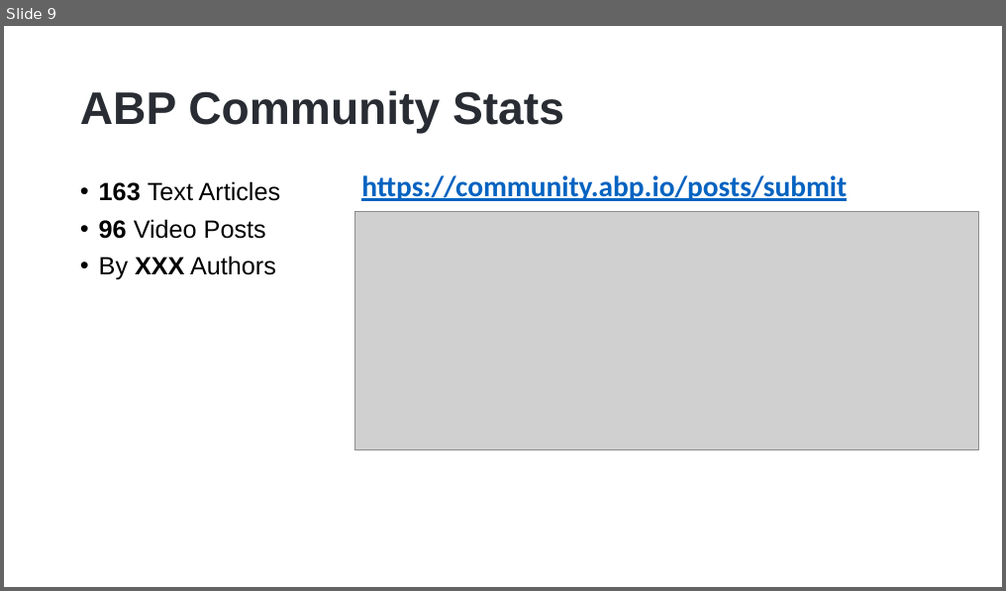
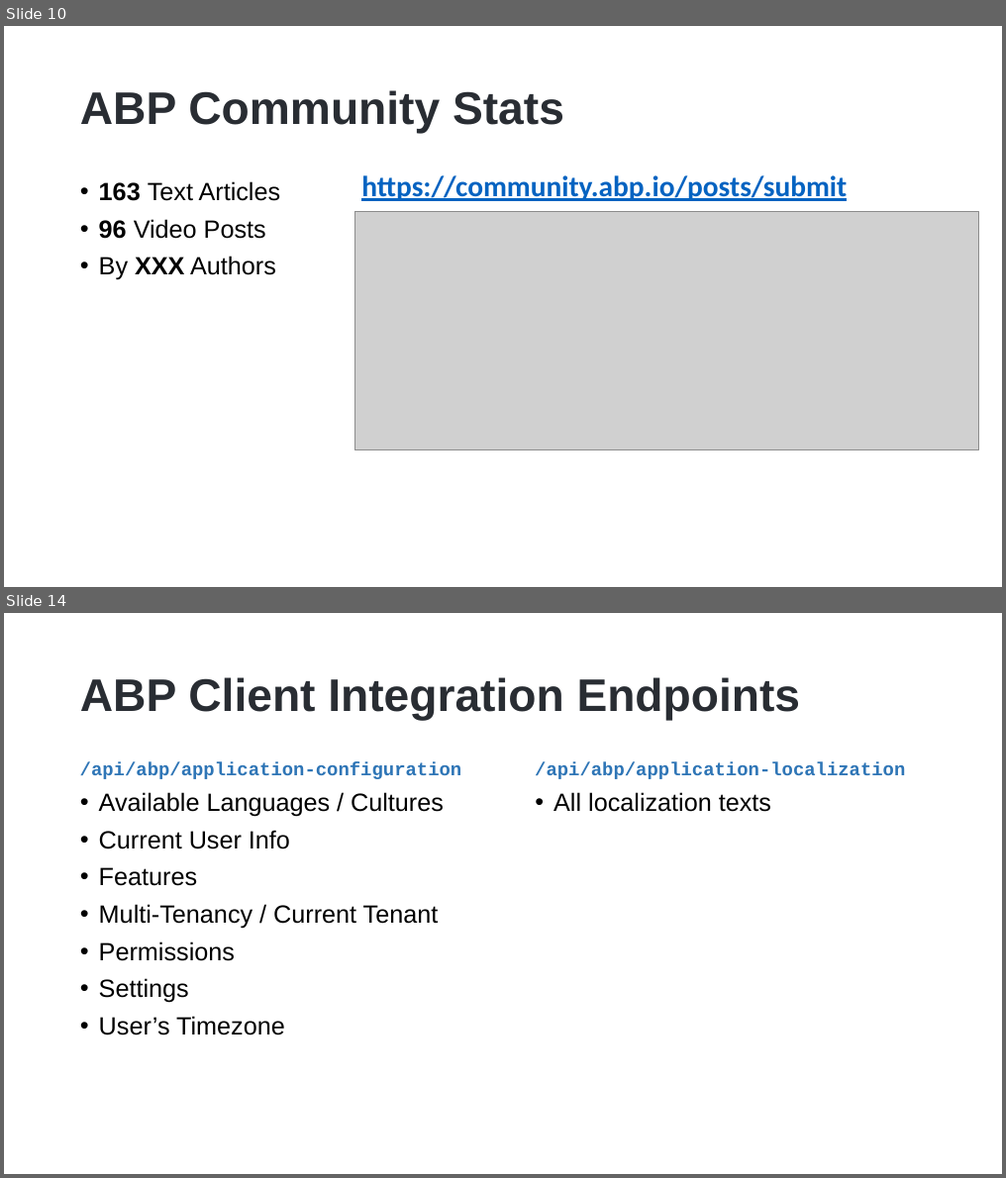
Before and after one commit to hikalkan/presentations, a slide deck: 2023-07-27 ABP Community Talks 2023.5/ABP Mobile Options.pptx. Shown one above the other, each under a label of ours: slide 9 before the commit, slides 10 and 14 after it; the slides between them are not shown. The pictures are 1006x591 and 1006x1178 pixels, drawn with LibreOffice and Linux fonts; fonts in the diff are those of the drawing; grey boxes stand for pictures; background and template pictures are left out. Boxes give left, top, right and bottom in pixels: in the first picture for what was removed or moved away, otherwise in the second. Text is boxed around its words. In the diff, an @@ line names an element or a change of style, - is before the commit and + after.

```diff
--- a/2023-07-27 ABP Community Talks 2023.5/ABP Mobile Options.pptx
+++ b/2023-07-27 ABP Community Talks 2023.5/ABP Mobile Options.pptx
@@ slide 14 added at bbox=[4, 613, 1002, 1174], background picture (left out) @@
@@ title added at bbox=[80, 677, 801, 721], 44 pt, text #292D33, bold @@
+ABP Client Integration Endpoints
@@ text added at bbox=[80, 762, 462, 779], 18 pt, text #2E75B6, bold @@
+/api/abp/application-configuration
@@ text added at bbox=[535, 762, 905, 779], 18 pt, text #2E75B6, bold @@
+/api/abp/application-localization
@@ text added at bbox=[99, 792, 444, 1036], 24 pt, text #000000 @@
+• Available Languages / Cultures
+• Current User Info
+• Features
+• Multi-Tenancy / Current Tenant
+• Permissions
+• Settings
+• User’s Timezone
@@ text added at bbox=[553, 792, 771, 812], 24 pt, text #000000 @@
+• All localization texts
@@ what was slide 9 is now slide 10 @@
```
Also in this commit, not shown: 1 slide changed, 5 other slides added, 8 slides removed.
